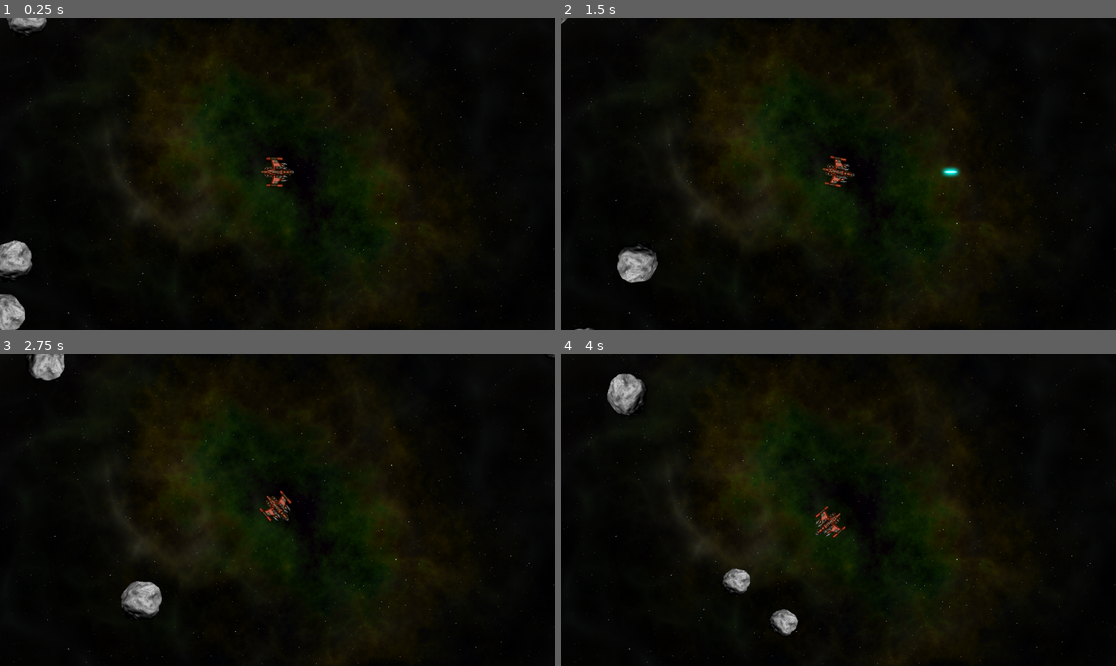
Above: before the commit, frames 1-4 (two rows, left to right).
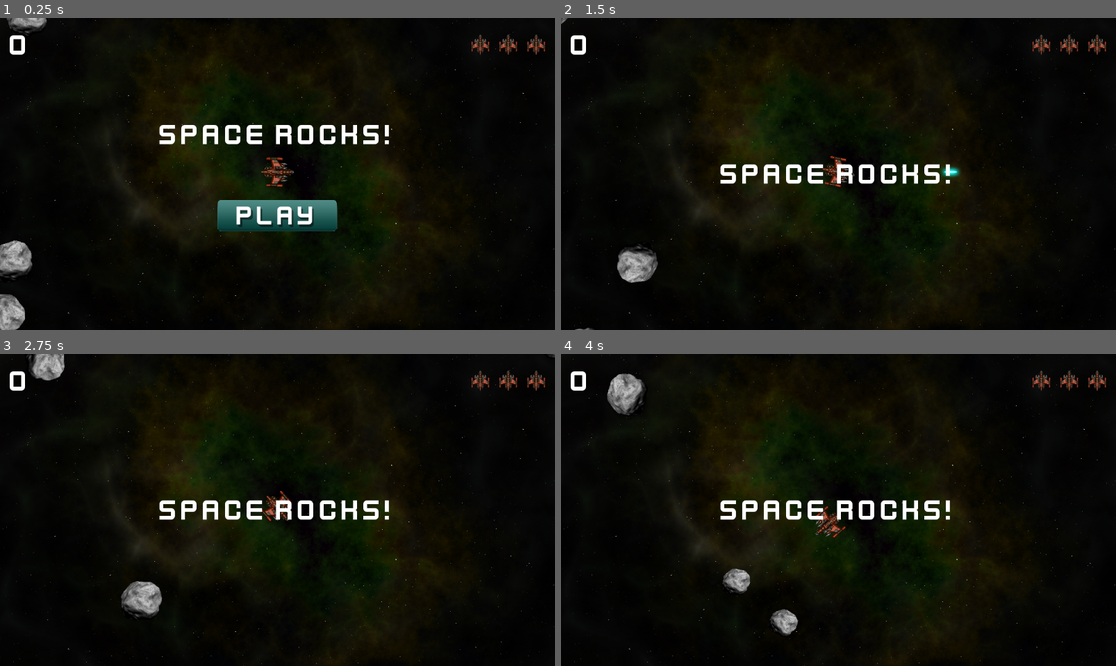
Above: after the commit, the same moments.

Repository: sam0622/Space-Rocks
Game: Godot game, scene res://assets/Main/main.tscn
Same seed, same stepped clock (60 frames per second), same inputs: the game is played once before the commit and once after it.
Inputs (mouse positions are in pixels of both pictures, inside the frame that each line leads up to):
- Up to frame 1 (0.25 s): no input
- Up to frame 2 (1.5 s): click (838, 214) at 0.52 s; hold D (rotate_right) from 1.28 s (still down); hold Space (shoot) from 1.28 s (still down)
- Up to frame 3 (2.75 s): release D (rotate_right) at 2.03 s; release Space (shoot) at 2.03 s; hold A (rotate_left) from 2.03 s (still down); tap Space (shoot) at 2.1 s
- Up to frame 4 (4 s): release A (rotate_left) at 2.78 s; hold D (rotate_right) 2.78-3.53 s; hold Space (shoot) 2.78-3.53 s; hold W (thrust) from 3.53 s (still down); tap Space (shoot) at 3.6 s

The runs differ from the first frame. In frame 1, 3.9% of the frame differs, in the area x 1-99%, y 5-69%; in frame 2, 1.7%; in frame 3, 1.7%; in frame 4, 1.7%.

Commit message:
Working on HUD

Diff:
--- a/assets/Main/main.gd
+++ b/assets/Main/main.gd
@@ -3,13 +3,16 @@
 @export var rock_scene : PackedScene
 
 var screensize = Vector2.ZERO
+var level = 0
+var score = 0
+var playing = false
 
 func _ready():
 	screensize = get_viewport().get_visible_rect().size
 	for i in 3:
 		spawn_rock(3)
 
-func spawn_rock(size, pos=null, vel=null):
+func spawn_rock(size, pos=null, vel=null):# Logic for rock spawning
 	if pos == null:
 		$RockPath/RockSpawn.progress = randi()
 		pos = $RockPath/RockSpawn.position
@@ -23,7 +26,7 @@
 
 
 
-func _on_rock_exploded(size, radius, pos, vel):
+func _on_rock_exploded(size, radius, pos, vel):# Logic for spawning small rocks from big rocks
 	if size <= 1:
 		return
 	for offset in [-1, 1]:
@@ -31,3 +34,14 @@
 		var newpos = pos + dir * radius
 		var newvel = dir * vel.length() * 1.1
 		spawn_rock(size - 1, newpos, newvel)
+
+func new_game():
+	# remove any old rocks from the previous game
+	get_tree().call_group("rocks", "queue_free")
+	level = 0
+	score = 0
+	$HUD.update_score(score)
+	$HUD.show_message("Get Ready!")
+	$Player.reset()
+	await $HUD/Timer.timeout
+	playing = true
--- a/assets/Main/main.tscn
+++ b/assets/Main/main.tscn
@@ -1,9 +1,10 @@
-[gd_scene load_steps=6 format=3 uid="uid://dh3xqj5sgfk7w"]
+[gd_scene load_steps=7 format=3 uid="uid://dh3xqj5sgfk7w"]
 
 [ext_resource type="Texture2D" uid="uid://c6ocvuvnuxlov" path="res://assets/space_background.png" id="1_2b2yq"]
 [ext_resource type="Script" path="res://assets/Main/main.gd" id="1_lt8pt"]
 [ext_resource type="PackedScene" uid="uid://t3ypifga63q6" path="res://assets/Player/player.tscn" id="2_e53u8"]
 [ext_resource type="PackedScene" uid="uid://bgc8fm2p3tmjm" path="res://assets/Rock/rock.tscn" id="2_gux1f"]
+[ext_resource type="PackedScene" uid="uid://hptmbwgmra2v" path="res://hud.tscn" id="5_v7yuc"]
 
 [sub_resource type="Curve2D" id="Curve2D_lj8tu"]
 _data = {
@@ -28,3 +29,5 @@
 metadata/_edit_group_ = true
 
 [node name="RockSpawn" type="PathFollow2D" parent="RockPath"]
+
+[node name="HUD" parent="." instance=ExtResource("5_v7yuc")]
--- a/assets/Rock/Rock.gd
+++ b/assets/Rock/Rock.gd
@@ -7,7 +7,7 @@
 var radius
 var scale_factor = 0.2
 
-func start(_position, _velocity, _size):
+func start(_position, _velocity, _size): #Logic for hitbox generatio
 	position = _position
 	size = _size
 	mass = 1.5 * size
@@ -20,13 +20,13 @@
 	angular_velocity = randf_range(-PI, PI)
 	$Explosion.scale = Vector2.ONE * 0.75 * size
 
-func _integrate_forces(physics_state):
+func _integrate_forces(physics_state): # Screen wrap logic
 	var xform = physics_state.transform
 	xform.origin.x = wrapf(xform.origin.x, 0 - radius, screensize.x + radius)
 	xform.origin.y = wrapf(xform.origin.y, 0 - radius, screensize.y + radius)
 	physics_state.transform = xform
 
-func explode():
+func explode(): # Explodes the rock
 	$CollisionShape2D.set_deferred("disabled", true)
 	$Sprite2D.hide()
 	$Explosion/AnimationPlayer.play("explosion")
--- /dev/null
+++ b/hud.gd
@@ -0,0 +1,33 @@
+extends CanvasLayer
+
+signal start_game
+
+@onready var lives_counter = $MarginContainer/HBoxContainer/LivesCounter.get_children()
+@onready var score_label = $MarginContainer/HBoxContainer/ScoreLabel
+@onready var message = $VBoxContainer/Message
+@onready var start_button = $VBoxContainer/StartButton
+
+func show_message(text):
+	message.text = text
+	message.show()
+	$Timer.start()
+
+func update_score(value):
+	score_label.text = str(value)
+
+func update_lives(value): # Deletes live textre if one is lost
+	for item in 3:
+		lives_counter[item].visible = value > item
+
+func game_over():
+	show_message("Game Over")
+	await $Timer.timeout
+	start_button.show()
+
+func _on_start_button_pressed():
+	start_button.hide()
+	start_game.emit()
+
+func _on_timer_timeout():
+	message.hide()
+	message.text = ""
--- /dev/null
+++ b/hud.tscn
@@ -0,0 +1,78 @@
+[gd_scene load_steps=6 format=3 uid="uid://hptmbwgmra2v"]
+
+[ext_resource type="Script" path="res://hud.gd" id="1_iugas"]
+[ext_resource type="FontFile" uid="uid://thwmtpek2755" path="res://assets/kenvector_future_thin.ttf" id="1_wl0xr"]
+[ext_resource type="Texture2D" uid="uid://b4ifsnbtyjd75" path="res://assets/player_small.png" id="3_euhbf"]
+[ext_resource type="Texture2D" uid="uid://byg5nev5qyy66" path="res://assets/play_button.png" id="4_7hv3f"]
+[ext_resource type="Texture2D" uid="uid://r8wsqt65ulos" path="res://assets/play_button_h.png" id="5_5t74n"]
+
+[node name="HUD" type="CanvasLayer"]
+script = ExtResource("1_iugas")
+
+[node name="Timer" type="Timer" parent="."]
+wait_time = 2.0
+one_shot = true
+
+[node name="MarginContainer" type="MarginContainer" parent="."]
+anchors_preset = 10
+anchor_right = 1.0
+grow_horizontal = 2
+theme_override_constants/margin_left = 20
+theme_override_constants/margin_top = 20
+theme_override_constants/margin_right = 20
+theme_override_constants/margin_bottom = 20
+
+[node name="HBoxContainer" type="HBoxContainer" parent="MarginContainer"]
+layout_mode = 2
+
+[node name="ScoreLabel" type="Label" parent="MarginContainer/HBoxContainer"]
+layout_mode = 2
+size_flags_horizontal = 3
+theme_override_fonts/font = ExtResource("1_wl0xr")
+theme_override_font_sizes/font_size = 64
+text = "0"
+
+[node name="LivesCounter" type="HBoxContainer" parent="MarginContainer/HBoxContainer"]
+layout_mode = 2
+theme_override_constants/separation = 20
+
+[node name="L1" type="TextureRect" parent="MarginContainer/HBoxContainer/LivesCounter"]
+layout_mode = 2
+texture = ExtResource("3_euhbf")
+stretch_mode = 5
+
+[node name="L2" type="TextureRect" parent="MarginContainer/HBoxContainer/LivesCounter"]
+layout_mode = 2
+texture = ExtResource("3_euhbf")
+stretch_mode = 5
+
+[node name="L3" type="TextureRect" parent="MarginContainer/HBoxContainer/LivesCounter"]
+layout_mode = 2
+texture = ExtResource("3_euhbf")
+stretch_mode = 5
+
+[node name="VBoxContainer" type="VBoxContainer" parent="."]
+anchors_preset = 14
+anchor_top = 0.5
+anchor_right = 1.0
+anchor_bottom = 0.5
+grow_horizontal = 2
+grow_vertical = 2
+theme_override_constants/separation = 100
+
+[node name="Message" type="Label" parent="VBoxContainer"]
+layout_mode = 2
+theme_override_fonts/font = ExtResource("1_wl0xr")
+theme_override_font_sizes/font_size = 64
+text = "Space Rocks!"
+horizontal_alignment = 1
+vertical_alignment = 1
+
+[node name="StartButton" type="TextureButton" parent="VBoxContainer"]
+layout_mode = 2
+size_flags_horizontal = 4
+texture_normal = ExtResource("4_7hv3f")
+texture_hover = ExtResource("5_5t74n")
+
+[connection signal="timeout" from="Timer" to="." method="_on_timer_timeout"]
+[connection signal="pressed" from="VBoxContainer/StartButton" to="." method="_on_start_button_pressed"]
